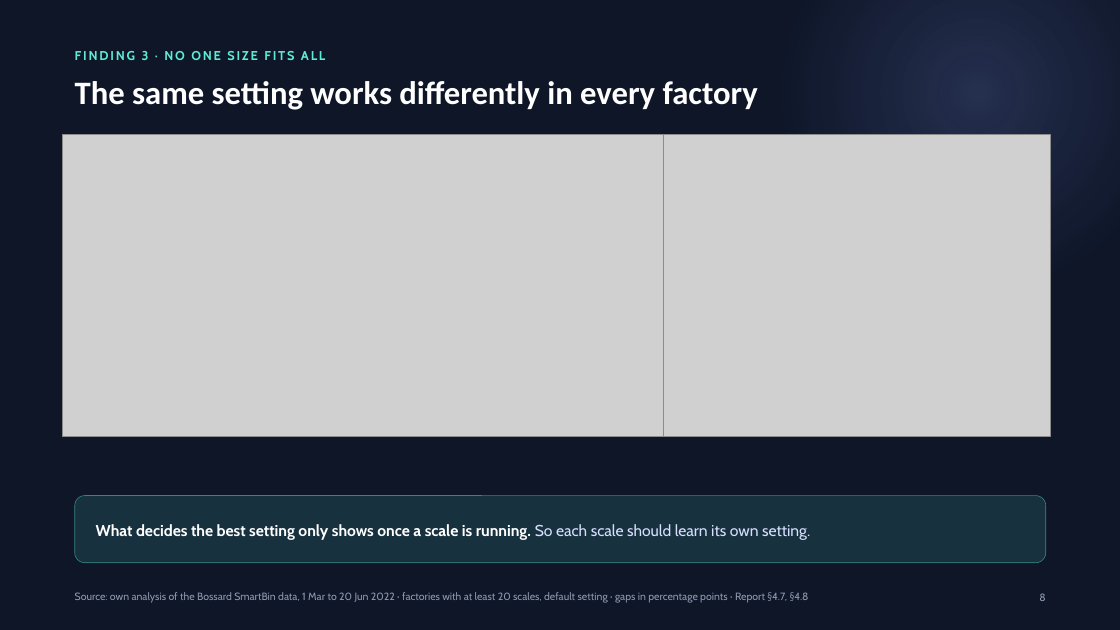
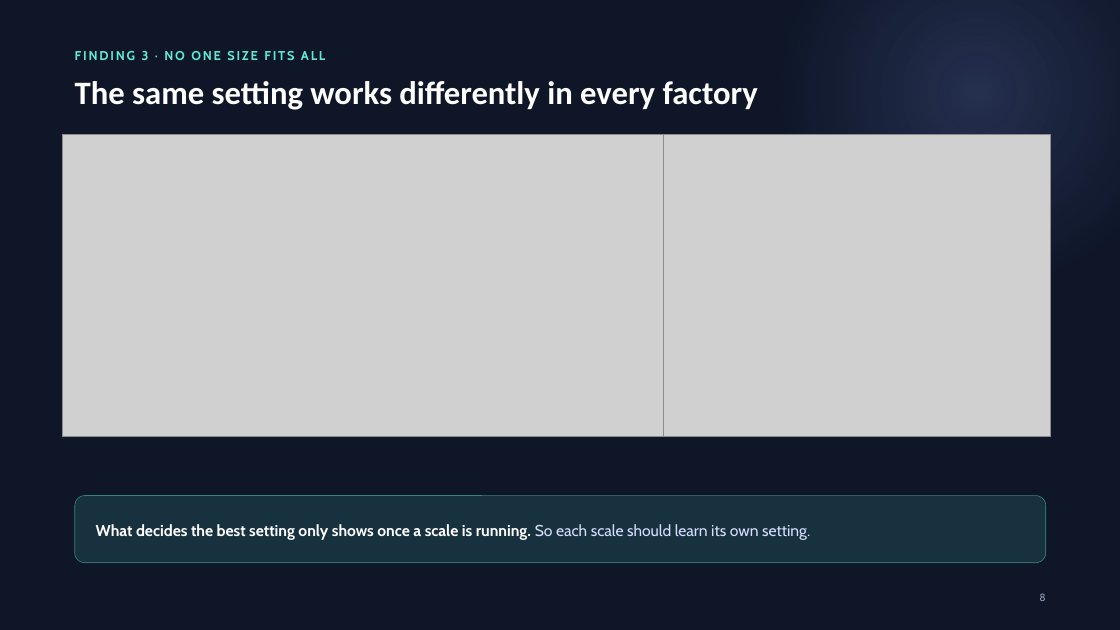
Before and after one commit to erenalpckroglu/smartbin-sensor-optimization, a slide deck: slide 8 of presentation/SmartBin – presentation.pptx. Drawn at 1120x630 pixels with LibreOffice and Linux fonts; fonts in the diff are those of the drawing; grey boxes stand for pictures. Boxes give left, top, right and bottom in pixels: in the first picture for what was removed or moved away, otherwise in the second. Text is boxed around its words. In the diff, an @@ line names an element or a change of style, - is before the commit and + after.

```diff
--- a/presentation/SmartBin – presentation.pptx
+++ b/presentation/SmartBin – presentation.pptx
@@ text removed at [75,592,809,603] @@
-Source: own analysis of the Bossard SmartBin data, 1 Mar to 20 Jun 2022 · factories with at least 20 scales, default setting · gaps in percentage points · Report §4.7, §4.8
```
Also in this commit, not shown: 19 other slides changed, 1 other file.
